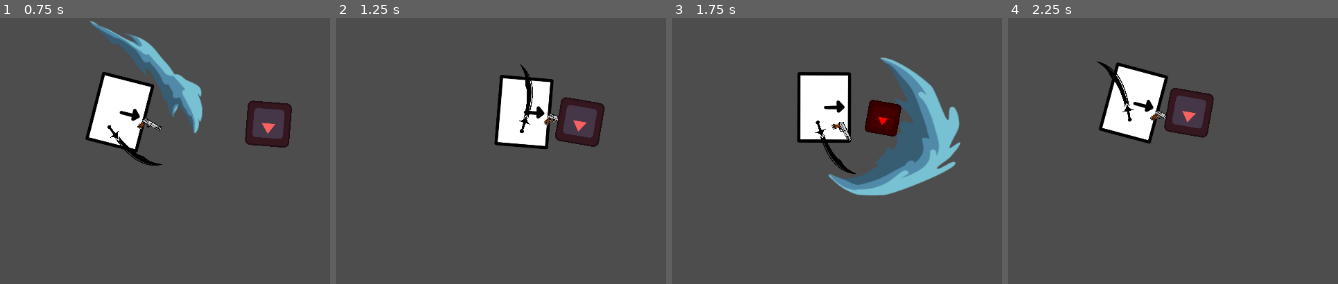
Above: before the commit, frames 1-4 (left to right).
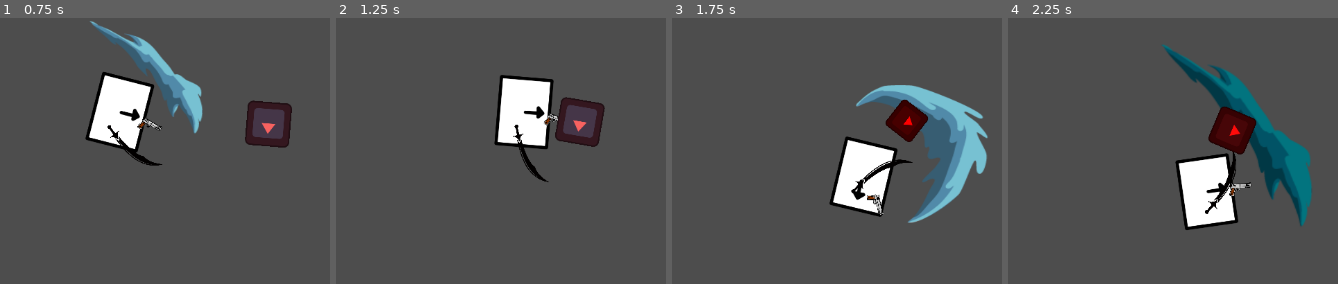
Above: after the commit, the same moments.

Repository: shafayatb/basic-2d-top-down-example
Game: Godot game, scene res://playground.tscn
The game is run twice, just before and just after one commit, with the same random seed, the same clock (stepped at 60 frames per second) and the same inputs. The project has no main scene, so this scene is started directly. The engine's default icon, where the game draws it, is replaced by a stand-in: a white triangle on a blue panel in a dark square.
Inputs (mouse positions are in pixels of both pictures, inside the frame that each line leads up to):
- Up to frame 1 (0.75 s): move the mouse to (outside the picture) at 0.52 s; hold D (Right) from 0.53 s (still down); click (outside the picture) at 0.6 s
- Up to frame 2 (1.25 s): keep holding D (Right); tap Ctrl (Dash) at 0.8 s
- Up to frame 3 (1.75 s): move the mouse to (912, 265) at 1.27 s; release D (Right) at 1.28 s; hold Down (Down) from 1.28 s (still down); tap Ctrl (Dash) at 1.35 s; click (912, 265) at 1.55 s
- Up to frame 4 (2.25 s): move the mouse to (outside the picture) at 2.02 s; release Down (Down) at 2.03 s; hold D (Right) from 2.03 s (still down); click (outside the picture) at 2.1 s

Frame 1 is identical in both runs. In frame 2, 0.8% of the frame differs, in the area x 53-65%, y 17-62%; in frame 3, 20%, in the area x 37-96%, y 14-78%; in frame 4, 18%.
Error after the commit: Invalid type in function 'change_state' in base 'Node (StateMachine)'. Cannot convert argument 1 from int to String. (res://enemy/enemy.gd:32)

Commit message:
11a. Created a somewhat dynamic combo system

Diff:
--- a/attacks/sword_slash.gd
+++ b/attacks/sword_slash.gd
@@ -5,15 +5,16 @@
 
 var weapon_damage: float = 1.0
 var direction: Vector2 = Vector2.ZERO
+var animation_name: String = "show_slash"
 
 func _ready() -> void:
 	look_at(direction)
 	animation_player.connect("animation_finished", animation_finished)
 	area_2d.connect("body_entered",body_entered)
-	animation_player.play("show_slash")
+	animation_player.play(animation_name)
 
 func animation_finished(anim_name: StringName):
-	if anim_name == "show_slash":
+	if anim_name == animation_name:
 		queue_free()
 
 func body_entered(body: Node2D) -> void:
--- a/attacks/sword_slash.tscn
+++ b/attacks/sword_slash.tscn
@@ -131,9 +131,75 @@
 "values": [false, true]
 }
 
+[sub_resource type="Animation" id="Animation_qbsry"]
+resource_name = "big_slash"
+length = 0.65
+step = 0.05
+tracks/0/type = "value"
+tracks/0/imported = false
+tracks/0/enabled = true
+tracks/0/path = NodePath("Sprite2D:frame")
+tracks/0/interp = 1
+tracks/0/loop_wrap = true
+tracks/0/keys = {
+"times": PackedFloat32Array(0, 0.20000002, 0.25, 0.3, 0.35000002, 0.4, 0.45000002, 0.5),
+"transitions": PackedFloat32Array(1, 1, 1, 1, 1, 1, 1, 1),
+"update": 1,
+"values": [0, 1, 2, 3, 4, 5, 6, 7]
+}
+tracks/1/type = "value"
+tracks/1/imported = false
+tracks/1/enabled = true
+tracks/1/path = NodePath("Sprite2D:scale")
+tracks/1/interp = 1
+tracks/1/loop_wrap = true
+tracks/1/keys = {
+"times": PackedFloat32Array(0, 0.2, 0.4, 0.6),
+"transitions": PackedFloat32Array(0.5, 2, 2, 0.5),
+"update": 0,
+"values": [Vector2(1, 1), Vector2(1.5, 1.45), Vector2(1.5, 1.053), Vector2(1, 1)]
+}
+tracks/2/type = "value"
+tracks/2/imported = false
+tracks/2/enabled = true
+tracks/2/path = NodePath("Sprite2D:position")
+tracks/2/interp = 1
+tracks/2/loop_wrap = true
+tracks/2/keys = {
+"times": PackedFloat32Array(0, 0.6),
+"transitions": PackedFloat32Array(0.5, 2),
+"update": 0,
+"values": [Vector2(0, 0), Vector2(56, 0)]
+}
+tracks/3/type = "value"
+tracks/3/imported = false
+tracks/3/enabled = true
+tracks/3/path = NodePath("Sprite2D:modulate")
+tracks/3/interp = 1
+tracks/3/loop_wrap = true
+tracks/3/keys = {
+"times": PackedFloat32Array(0, 0.1, 0.6, 0.65),
+"transitions": PackedFloat32Array(0.5, 2, 2, 0.5),
+"update": 0,
+"values": [Color(1, 1, 1, 0), Color(1.0588765e-06, 0.5973464, 0.5973464, 1), Color(1, 1, 1, 1), Color(1, 1, 1, 0)]
+}
+tracks/4/type = "value"
+tracks/4/imported = false
+tracks/4/enabled = true
+tracks/4/path = NodePath("Area2D/CollisionShape2D:disabled")
+tracks/4/interp = 1
+tracks/4/loop_wrap = true
+tracks/4/keys = {
+"times": PackedFloat32Array(0, 0.6),
+"transitions": PackedFloat32Array(1, 1),
+"update": 1,
+"values": [false, true]
+}
+
 [sub_resource type="AnimationLibrary" id="AnimationLibrary_uy0on"]
 _data = {
 &"RESET": SubResource("Animation_62u7h"),
+&"big_slash": SubResource("Animation_qbsry"),
 &"show_slash": SubResource("Animation_i1bck")
 }
 
--- a/node_state_machine/dash_state.gd
+++ b/node_state_machine/dash_state.gd
@@ -2,7 +2,6 @@
 
 class_name  DashState
 
-const STATE_TYPE = StateTypes.State.DASH
 const DASH_SPEED: float = 500.0
 const DASH_TIME: float = 0.12
 var can_dash: bool = true
@@ -41,6 +40,6 @@
 		Input.get_action_strength("Down") - Input.get_action_strength("Up")
 	)
 	if direction != Vector2.ZERO:
-		state_machine.change_state(StateTypes.State.MOVE)
+		state_machine.change_state(PlayerStates.WALK)
 	else:
-		state_machine.change_state(StateTypes.State.IDLE)
+		state_machine.change_state(PlayerStates.IDLE)
--- a/node_state_machine/idle_state.gd
+++ b/node_state_machine/idle_state.gd
@@ -1,8 +1,6 @@
 extends State
 
 class_name IdleState
-
-const STATE_TYPE = StateTypes.State.IDLE
 
 var player: CharacterBody2D
 
@@ -28,8 +26,8 @@
 
 func handle_input(event: InputEvent):
 	if Input.is_action_just_pressed("Dash"):
-		state_machine.change_state(StateTypes.State.DASH)
+		state_machine.change_state(PlayerStates.DASH)
 		return
 	if Input.is_action_pressed("Up") or Input.is_action_pressed("Down") or \
 			Input.is_action_pressed("Left") or Input.is_action_pressed("Right"):
-		state_machine.change_state(StateTypes.State.MOVE)
+		state_machine.change_state(PlayerStates.WALK)
--- a/node_state_machine/knockback_state.gd
+++ b/node_state_machine/knockback_state.gd
@@ -1,8 +1,6 @@
 extends State
 
 class_name KnockbackState
-
-const STATE_TYPE = StateTypes.State.KNOCKBACK
 
 var knockback: Vector2 = Vector2.ZERO
 var knockback_timer: float = 0.0
@@ -17,7 +15,7 @@
 	knockback_timer -= delta
 	if knockback_timer <= 0.0:
 		knockback = Vector2.ZERO
-		state_machine.change_state(StateTypes.State.IDLE)
+		state_machine.change_state(PlayerStates.IDLE)
 	player.move_and_slide()
 
 func apply_knockback(direction: Vector2, force: float, knockback_duration: float) -> void:
--- a/node_state_machine/state_machine.gd
+++ b/node_state_machine/state_machine.gd
@@ -9,10 +9,10 @@
 func _ready() -> void:
 	for child in get_children():
 		if child is State:
-			states[child.STATE_TYPE] = child
+			states[child.name.to_lower()] = child
 			child.state_machine = self
 	if initial_state:
-		call_deferred("change_state", initial_state.STATE_TYPE)
+		call_deferred("change_state", initial_state.name.to_lower())
 
 func _process(delta: float) -> void:
 	if current_state:
@@ -26,7 +26,7 @@
 	if current_state:
 		current_state.handle_input(event)
 
-func change_state(new_state: StateTypes.State) -> void:
+func change_state(new_state: String) -> void:
 	if current_state:
 		current_state.exit()
 
--- a/node_state_machine/walk_state.gd
+++ b/node_state_machine/walk_state.gd
@@ -2,7 +2,6 @@
 
 class_name WalkState
 
-const STATE_TYPE = StateTypes.State.MOVE
 const MAX_SPEED: float = 64.5
 const ACCELERATION: float = 18.5
 const FRICTION: float = 22.5
@@ -23,7 +22,7 @@
 		var lerp_weight = delta * FRICTION
 		player.velocity = lerp(player.velocity, Vector2.ZERO, lerp_weight)
 		if player.velocity.length() < 5.0:  # Fully stopped
-			state_machine.change_state(StateTypes.State.IDLE)
+			state_machine.change_state(PlayerStates.IDLE)
 			return
 
 	player.input_direction = direction
@@ -44,4 +43,4 @@
 
 func handle_input(event: InputEvent):
 	if Input.is_action_just_pressed("Dash"):
-		state_machine.change_state(StateTypes.State.DASH)
+		state_machine.change_state(PlayerStates.DASH)
--- /dev/null
+++ b/player/states/player_states.gd
@@ -0,0 +1,6 @@
+class_name PlayerStates
+
+const WALK: String = "walkstate"
+const IDLE: String = "idlestate"
+const DASH: String = "dashstate"
+const KNOCKBACK: String = "knockbackstate"
--- a/weapons/states/sword_attack.gd
+++ b/weapons/states/sword_attack.gd
@@ -2,20 +2,33 @@
 
 class_name SwordAttack
 
-const STATE_TYPE = StateTypes.State.SWORD_ATTACK
-
 @export var slash_time: float = 0.2
 @export var sword_return_time: float = 0.5
+@export var anim_tree_path: String = ""
+@export var next_state: State
 
 var weapon: Node2D
+var combo_timer: float = 0.0
+var anim_finished: bool = false
+var combo_started: bool = false
+const COMBO_TIME: float = 1.0
 
 func enter():
+	anim_finished = false
+	combo_started = false
 	weapon = state_machine.get_parent()
+	combo_timer = COMBO_TIME
 	if not weapon.animation_tree.is_connected("animation_finished", on_animation_finished):
 		weapon.animation_tree.connect("animation_finished", on_animation_finished)
-	var slash_anim_length = weapon.animation_player.get_animation("slash").length
+	var slash_anim_length = weapon.animation_player.get_animation(anim_tree_path).length
 	weapon.animation_tree.set("parameters/TimeScale/scale", slash_anim_length / slash_time)
-	weapon.playback.travel("Slash")
+	weapon.playback.travel(anim_tree_path)
+
+func physics_update(delta: float):
+	combo_timer -= delta
+	if combo_timer <= 0.0 and not combo_started:
+		play_sword_return()
+		return
 
 func exit():
 	if weapon.animation_tree.is_connected("animation_finished", on_animation_finished):
@@ -23,9 +36,18 @@
 
 func on_animation_finished(anim_name: StringName):
 	print(anim_name)
-	if anim_name == "slash":
-		var slash_anim_length = weapon.animation_player.get_animation("sword_return").length
-		weapon.animation_tree.set("parameters/TimeScale/scale", slash_anim_length / sword_return_time)
-		weapon.playback.travel("SwordReturn")
+	if anim_name == anim_tree_path:
+		anim_finished = true
 	elif anim_name == "sword_return":
-		state_machine.change_state(StateTypes.State.SWORD_IDLE)
+		state_machine.change_state(SwordStates.SWORD_IDLE)
+
+func play_sword_return():
+	var slash_anim_length = weapon.animation_player.get_animation("sword_return").length
+	weapon.animation_tree.set("parameters/TimeScale/scale", slash_anim_length / sword_return_time)
+	weapon.playback.travel("SwordReturn")
+
+func handle_input(_event: InputEvent):
+	if Input.is_action_just_pressed("Attack"):
+		if next_state and combo_timer > 0.0 and anim_finished:
+			combo_started = true
+			state_machine.change_state(next_state.name.to_lower())
--- a/weapons/states/sword_idle.gd
+++ b/weapons/states/sword_idle.gd
@@ -1,8 +1,6 @@
 extends State
 
 class_name SwordIdle
-
-const STATE_TYPE = StateTypes.State.SWORD_IDLE
 
 var weapon: Node2D
 
@@ -13,4 +11,4 @@
 
 func handle_input(event: InputEvent):
 	if Input.is_action_just_pressed("Attack"):
-		state_machine.change_state(StateTypes.State.SWORD_ATTACK)
+		state_machine.change_state(SwordStates.SWORD_ATTACK)
--- /dev/null
+++ b/weapons/states/sword_states.gd
@@ -0,0 +1,4 @@
+class_name SwordStates
+
+const SWORD_IDLE:String = "swordidle"
+const SWORD_ATTACK:String = "swordattack"
--- a/weapons/states/weapon_animation_state_machine.tres
+++ b/weapons/states/weapon_animation_state_machine.tres
@@ -1,7 +1,10 @@
-[gd_resource type="AnimationNodeStateMachine" load_steps=11 format=3 uid="uid://b2jdi3wqteunp"]
+[gd_resource type="AnimationNodeStateMachine" load_steps=14 format=3 uid="uid://b2jdi3wqteunp"]
 
 [sub_resource type="AnimationNodeAnimation" id="AnimationNodeAnimation_oivwf"]
 animation = &"RESET"
+
+[sub_resource type="AnimationNodeAnimation" id="AnimationNodeAnimation_5ogyc"]
+animation = &"sword_return"
 
 [sub_resource type="AnimationNodeAnimation" id="AnimationNodeAnimation_nisn2"]
 animation = &"slash"
@@ -9,8 +12,8 @@
 [sub_resource type="AnimationNodeAnimation" id="AnimationNodeAnimation_cync1"]
 animation = &"slash_1"
 
-[sub_resource type="AnimationNodeAnimation" id="AnimationNodeAnimation_5ogyc"]
-animation = &"sword_return"
+[sub_resource type="AnimationNodeAnimation" id="AnimationNodeAnimation_a5vv2"]
+animation = &"slash_2"
 
 [sub_resource type="AnimationNodeStateMachineTransition" id="AnimationNodeStateMachineTransition_m4avp"]
 advance_mode = 2
@@ -25,14 +28,20 @@
 
 [sub_resource type="AnimationNodeStateMachineTransition" id="AnimationNodeStateMachineTransition_whib4"]
 
+[sub_resource type="AnimationNodeStateMachineTransition" id="AnimationNodeStateMachineTransition_y8jm1"]
+
+[sub_resource type="AnimationNodeStateMachineTransition" id="AnimationNodeStateMachineTransition_bcy2q"]
+
 [resource]
 states/Idle/node = SubResource("AnimationNodeAnimation_oivwf")
 states/Idle/position = Vector2(351, 59)
-states/Slash/node = SubResource("AnimationNodeAnimation_nisn2")
-states/Slash/position = Vector2(449, 181)
-states/Slash1/node = SubResource("AnimationNodeAnimation_cync1")
-states/Slash1/position = Vector2(636, 181)
 states/SwordReturn/node = SubResource("AnimationNodeAnimation_5ogyc")
 states/SwordReturn/position = Vector2(624, 72)
-transitions = ["Start", "Idle", SubResource("AnimationNodeStateMachineTransition_m4avp"), "Idle", "Slash", SubResource("AnimationNodeStateMachineTransition_61ffb"), "Slash", "SwordReturn", SubResource("AnimationNodeStateMachineTransition_8ssqk"), "SwordReturn", "Idle", SubResource("AnimationNodeStateMachineTransition_ieqn5"), "Slash", "Slash1", SubResource("AnimationNodeStateMachineTransition_a5vv2"), "Slash1", "SwordReturn", SubResource("AnimationNodeStateMachineTransition_whib4")]
+states/slash/node = SubResource("AnimationNodeAnimation_nisn2")
+states/slash/position = Vector2(449, 181)
+states/slash_1/node = SubResource("AnimationNodeAnimation_cync1")
+states/slash_1/position = Vector2(636, 181)
+states/slash_2/node = SubResource("AnimationNodeAnimation_a5vv2")
+states/slash_2/position = Vector2(811, 170.33707)
+transitions = ["Start", "Idle", SubResource("AnimationNodeStateMachineTransition_m4avp"), "Idle", "slash", SubResource("AnimationNodeStateMachineTransition_61ffb"), "slash", "SwordReturn", SubResource("AnimationNodeStateMachineTransition_8ssqk"), "SwordReturn", "Idle", SubResource("AnimationNodeStateMachineTransition_ieqn5"), "slash", "slash_1", SubResource("AnimationNodeStateMachineTransition_a5vv2"), "slash_1", "SwordReturn", SubResource("AnimationNodeStateMachineTransition_whib4"), "slash_2", "SwordReturn", SubResource("AnimationNodeStateMachineTransition_y8jm1"), "slash_1", "slash_2", SubResource("AnimationNodeStateMachineTransition_bcy2q")]
 graph_offset = Vector2(0, 36.337074)
--- a/weapons/sword.gd
+++ b/weapons/sword.gd
@@ -34,7 +34,11 @@
 
 	sword_slash.direction = facing_dir + player.global_position
 
-	if anim_name == "Slash":
+	if anim_name == "Slash_2":
+		sword_slash.animation_name = "big_slash"
+
+
+	if anim_name == "Slash" or anim_name == "Slash_2":
 		sword_slash.scale = Vector2(1.0, 1.0)
 		if facing_dir.x == -1:
 			sword_slash.scale = Vector2(1.0, -1.0)
--- a/weapons/sword.tscn
+++ b/weapons/sword.tscn
@@ -117,22 +117,22 @@
 tracks/0/interp = 1
 tracks/0/loop_wrap = true
 tracks/0/keys = {
-"times": PackedFloat32Array(0, 0.25),
-"transitions": PackedFloat32Array(0.5, -2),
-"update": 0,
-"values": [-1.2601277, -3.6651917]
-}
-tracks/1/type = "value"
-tracks/1/imported = false
-tracks/1/enabled = true
-tracks/1/path = NodePath("Schimter:scale")
-tracks/1/interp = 1
-tracks/1/loop_wrap = true
-tracks/1/keys = {
-"times": PackedFloat32Array(0, 0.3),
-"transitions": PackedFloat32Array(0.5, 0.5),
-"update": 0,
-"values": [Vector2(0.3, 0.3), Vector2(0.28000003, 0.295)]
+"times": PackedFloat32Array(0, 0.05, 0.25),
+"transitions": PackedFloat32Array(0.5, 2, -2),
+"update": 0,
+"values": [0.22165681500327966, -1.2601277, -3.6651917]
+}
+tracks/1/type = "value"
+tracks/1/imported = false
+tracks/1/enabled = true
+tracks/1/path = NodePath("Schimter:scale")
+tracks/1/interp = 1
+tracks/1/loop_wrap = true
+tracks/1/keys = {
+"times": PackedFloat32Array(0, 0.05, 0.3),
+"transitions": PackedFloat32Array(0.5, 2, 0.5),
+"update": 0,
+"values": [Vector2(-0.28, 0.295), Vector2(0.3, 0.3), Vector2(0.28000003, 0.295)]
 }
 tracks/2/type = "method"
 tracks/2/imported = false
@@ -149,18 +149,62 @@
 }]
 }
 
+[sub_resource type="Animation" id="Animation_8ssqk"]
+resource_name = "slash_2"
+length = 0.3
+step = 0.05
+tracks/0/type = "value"
+tracks/0/imported = false
+tracks/0/enabled = true
+tracks/0/path = NodePath("Schimter:rotation")
+tracks/0/interp = 1
+tracks/0/loop_wrap = true
+tracks/0/keys = {
+"times": PackedFloat32Array(0.0018147528, 0.05, 0.25181475),
+"transitions": PackedFloat32Array(0.5, 2, -2),
+"update": 0,
+"values": [-3.6651917, -2.480112867083942, 0.49567350756638917]
+}
+tracks/1/type = "value"
+tracks/1/imported = false
+tracks/1/enabled = true
+tracks/1/path = NodePath("Schimter:scale")
+tracks/1/interp = 1
+tracks/1/loop_wrap = true
+tracks/1/keys = {
+"times": PackedFloat32Array(0.0018147528, 0.05, 0.30181476),
+"transitions": PackedFloat32Array(0.5, 2, 0.5),
+"update": 0,
+"values": [Vector2(0.28000003, 0.295), Vector2(-0.3, 0.3), Vector2(-0.28, 0.295)]
+}
+tracks/2/type = "method"
+tracks/2/imported = false
+tracks/2/enabled = true
+tracks/2/path = NodePath(".")
+tracks/2/interp = 1
+tracks/2/loop_wrap = true
+tracks/2/keys = {
+"times": PackedFloat32Array(0.05),
+"transitions": PackedFloat32Array(1),
+"values": [{
+"args": ["Slash_2"],
+"method": &"spawn_slash"
+}]
+}
+
 [sub_resource type="AnimationLibrary" id="AnimationLibrary_5ogyc"]
 _data = {
 &"RESET": SubResource("Animation_oivwf"),
 &"slash": SubResource("Animation_iuva7"),
 &"slash_1": SubResource("Animation_61ffb"),
+&"slash_2": SubResource("Animation_8ssqk"),
 &"sword_return": SubResource("Animation_nisn2")
 }
 
 [sub_resource type="AnimationNodeTimeScale" id="AnimationNodeTimeScale_61ffb"]
 
 [sub_resource type="AnimationNodeBlendTree" id="AnimationNodeBlendTree_8ssqk"]
-graph_offset = Vector2(-392.7267, 98.66585)
+graph_offset = Vector2(-383.40225, 158.8573)
 nodes/output/position = Vector2(540, 200)
 nodes/WeaponStates/node = ExtResource("3_61ffb")
 nodes/WeaponStates/position = Vector2(-95.07724, 163.75403)
@@ -185,7 +229,6 @@
 }
 
 [node name="AnimationTree" type="AnimationTree" parent="."]
-active = false
 tree_root = SubResource("AnimationNodeBlendTree_8ssqk")
 anim_player = NodePath("../AnimationPlayer")
 parameters/TimeScale/scale = 1.0
@@ -199,6 +242,19 @@
 script = ExtResource("4_61ffb")
 metadata/_custom_type_script = "uid://bgc65lp8qhouh"
 
-[node name="SwordAttack" type="Node" parent="StateMachine"]
+[node name="SwordAttack" type="Node" parent="StateMachine" node_paths=PackedStringArray("next_state")]
 script = ExtResource("4_m4avp")
+anim_tree_path = "slash"
+next_state = NodePath("../SwordAttack2")
 metadata/_custom_type_script = "uid://caci7psd724x5"
+
+[node name="SwordAttack2" type="Node" parent="StateMachine" node_paths=PackedStringArray("next_state")]
+script = ExtResource("4_m4avp")
+anim_tree_path = "slash_1"
+next_state = NodePath("../SwordAttack3")
+metadata/_custom_type_script = "uid://caci7psd724x5"
+
+[node name="SwordAttack3" type="Node" parent="StateMachine"]
+script = ExtResource("4_m4avp")
+anim_tree_path = "slash_2"
+metadata/_custom_type_script = "uid://caci7psd724x5"
Not shown: 1 places in attacks/sword_slash.tscn that only renumber resources
Not shown, added: player/states/player_states.gd.uid
Not shown, added: weapons/states/sword_states.gd.uid
Not shown: 1 places in weapons/sword.tscn that only renumber resources
